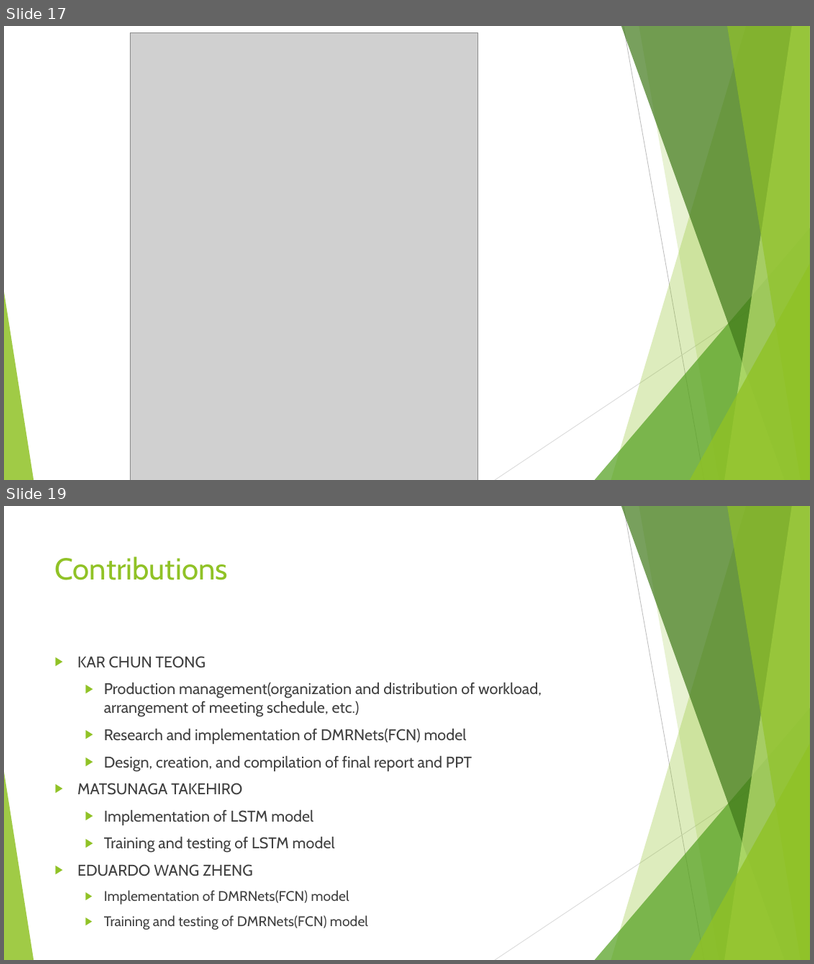
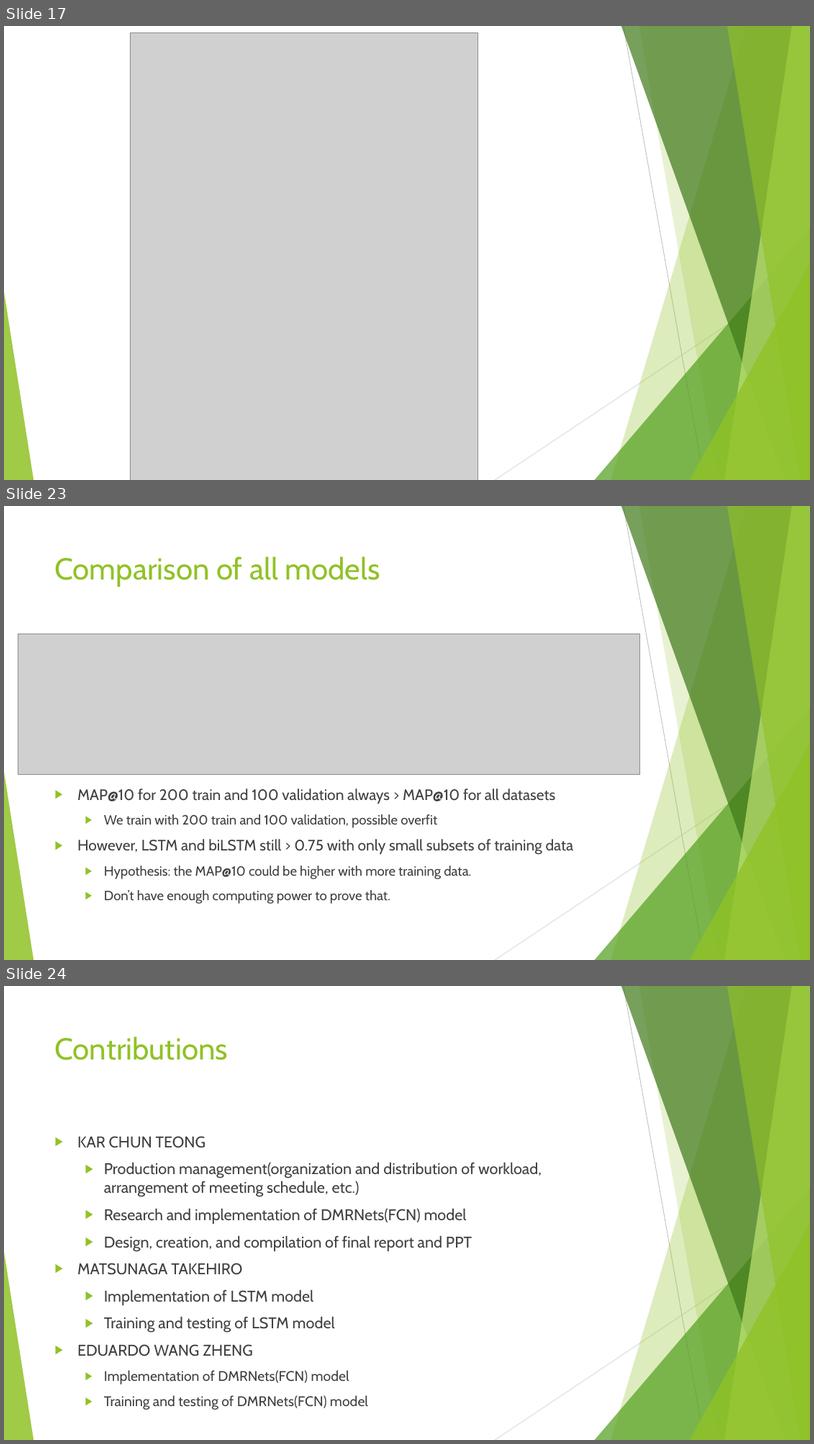
Before and after one commit to VongolaTeong/Multi-label-Classification-on-YouTube-8M, a slide deck: 518030990014.pptx. Shown one above the other, each under a label of ours: slides 17 and 19 before the commit, slides 17, 23 and 24 after it; the slides between them are not shown. The pictures are 814x964 and 814x1444 pixels, drawn with LibreOffice and Linux fonts; fonts in the diff are those of the drawing; grey boxes stand for pictures. Boxes give left, top, right and bottom in pixels: in the first picture for what was removed or moved away, otherwise in the second. Text is boxed around its words. In the diff, an @@ line names an element or a change of style, - is before the commit and + after.

```diff
--- a/518030990014.pptx
+++ b/518030990014.pptx
@@ slide 23 added at (x1=4, y1=506, x2=810, y2=960), background #FFFFFF; not listed: 10 template elements that a slide beside it also shows @@
@@ title added at (x1=55, y1=556, x2=381, y2=587), 36 pt, text #90C226 @@
+Comparison of all models
@@ picture added at (x1=18, y1=633, x2=640, y2=774) @@
@@ text added at (x1=77, y1=788, x2=574, y2=903), 16 pt, text #404040 @@
+▶ MAP@10 for 200 train and 100 validation always > MAP@10 for all datasets
+  ▶ We train with 200 train and 100 validation, possible overfit
+▶ However, LSTM and biLSTM still > 0.75 with only small subsets of training data
+  ▶ Hypothesis: the MAP@10 could be higher with more training data.
+  ▶ Don’t have enough computing power to prove that.
@@ what was slide 19 is now slide 24 @@
```
Also in this commit, not shown: 4 slides changed, 5 other slides added, 5 other files.
